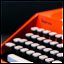
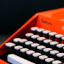
Two versions of the same layered image (64x64). Layer-by-layer changes:
removed layer "overlay" (was overlay) over [0, 1, 63, 63]
removed layer "border" over [0, 0, 64, 64]
